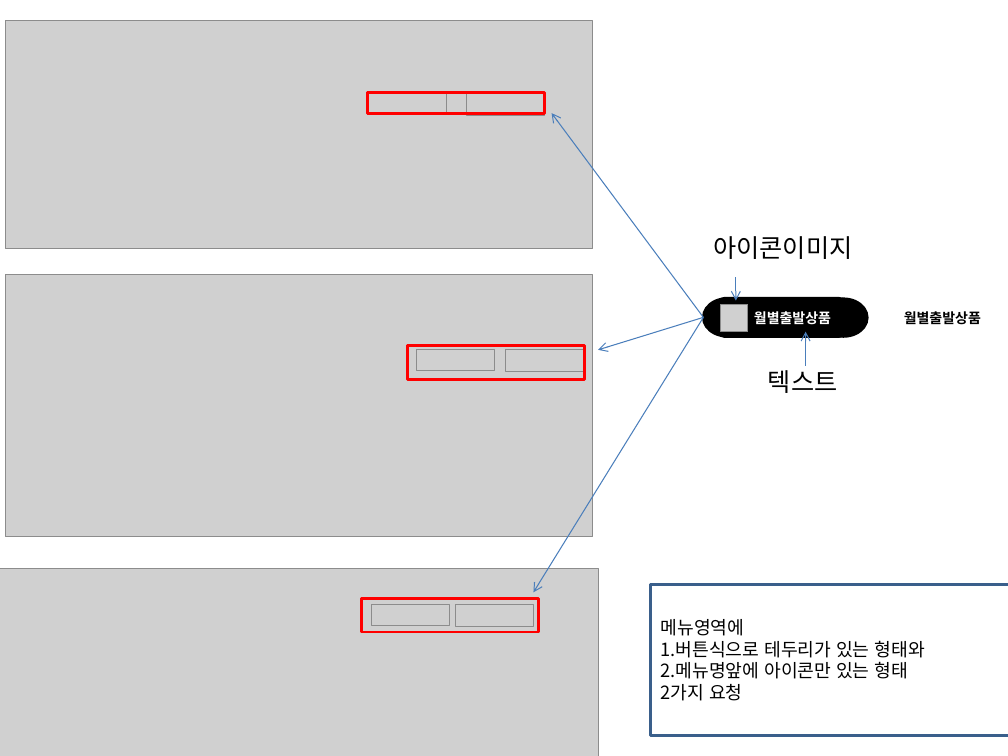
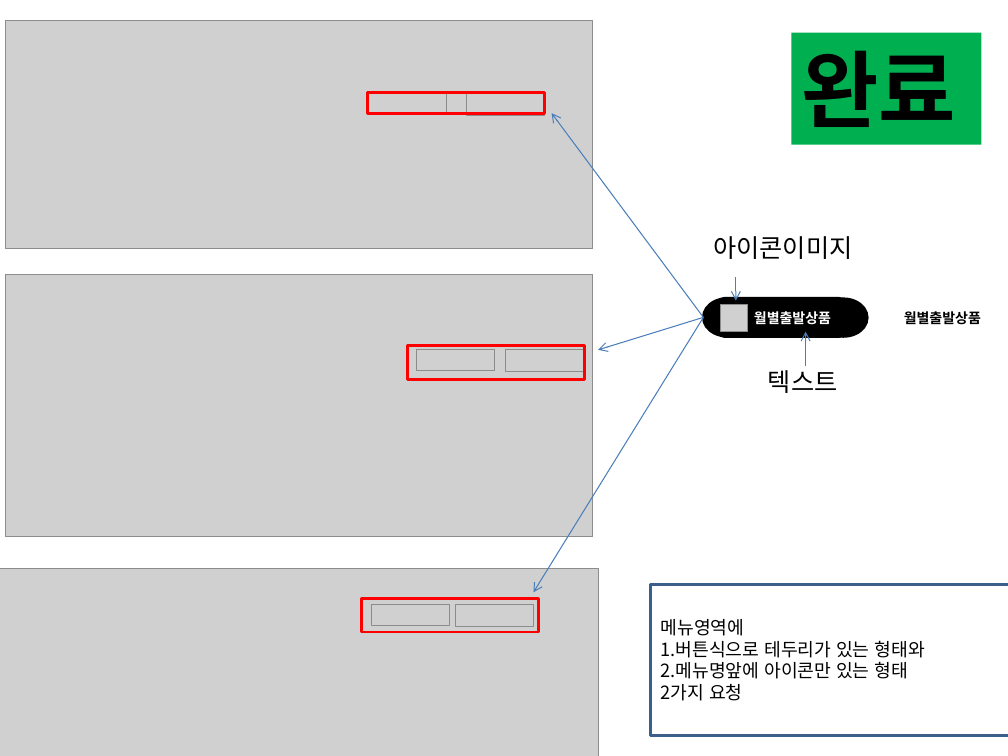
Before and after one commit to kik87827/ilsung_golf, a slide deck: slide 1 of 일성여행사수정요청_김인경회신_20231111.pptx. Drawn at 1008x756 pixels with LibreOffice and Linux fonts; fonts in the diff are those of the drawing; grey boxes stand for pictures; background and template pictures are left out. Boxes give left, top, right and bottom in pixels: in the first picture for what was removed or moved away, otherwise in the second. Text is boxed around its words. In the diff, an @@ line names an element or a change of style, - is before the commit and + after.

```diff
--- a/일성여행사수정요청_김인경회신_20231111.pptx
+++ b/일성여행사수정요청_김인경회신_20231111.pptx
@@ rectangle added at bbox=[791, 32, 981, 144], fill #00B050, 60 pt, text #000000, bold @@
+완료
```
Also in this commit, not shown: 10 other files.
